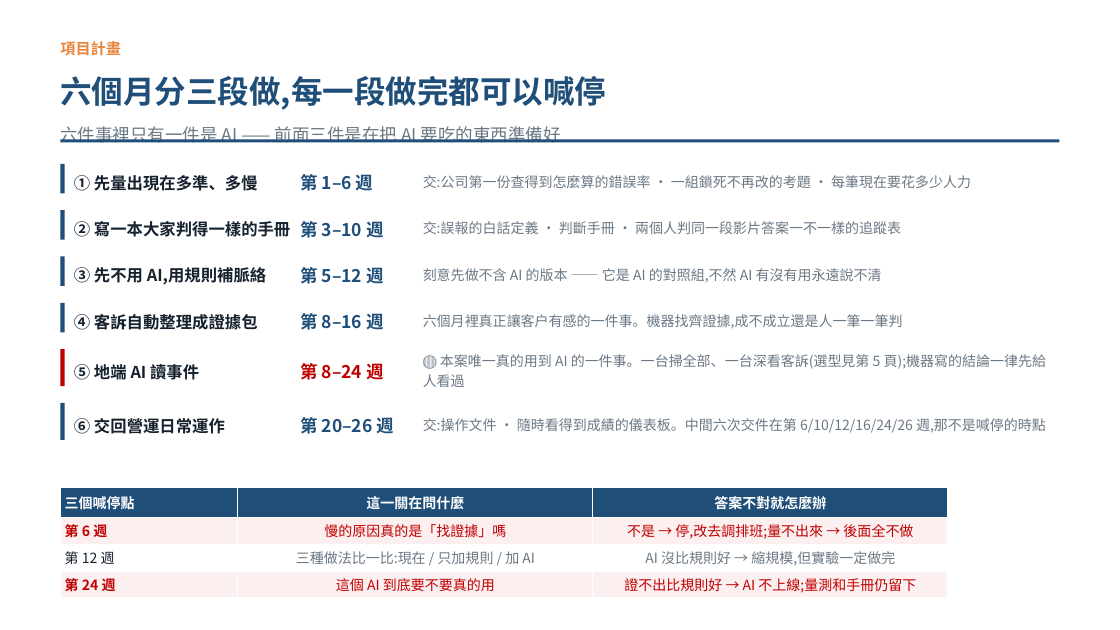
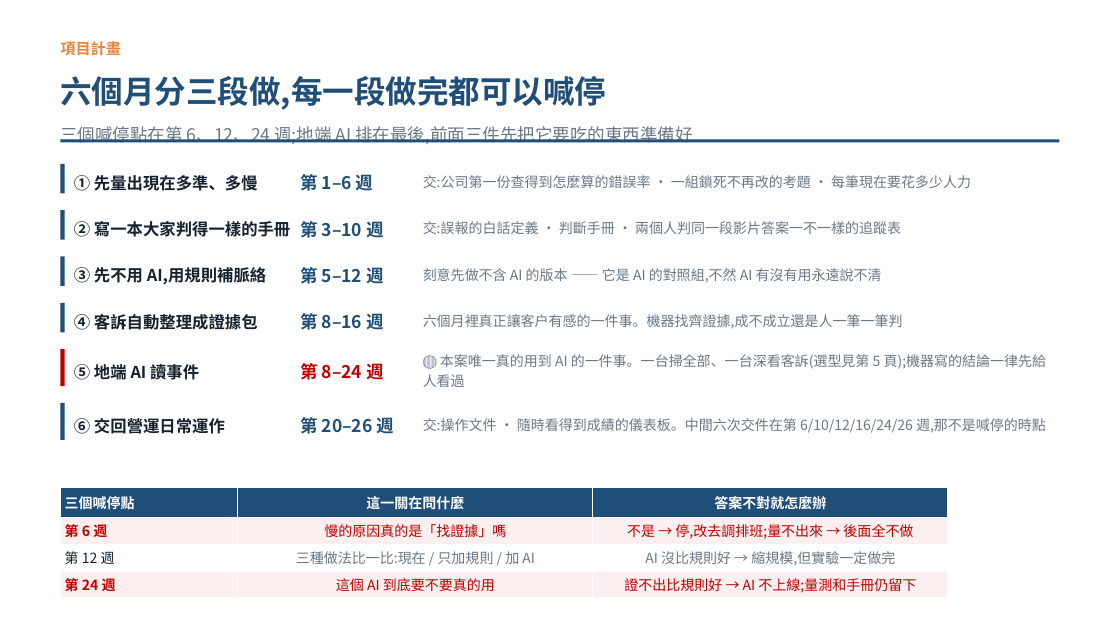
Before and after one commit to pokai-huang0828/UTS_workspace, a slide deck: slide 10 of Artificial Intelligence for Enterprises/Assessment3/Huang_26254793_421104_Assessment 3.pptx. Drawn at 1120x630 pixels with LibreOffice and Linux fonts; fonts in the diff are those of the drawing. Boxes give left, top, right and bottom in pixels: in the first picture for what was removed or moved away, otherwise in the second. Text is boxed around its words. In the diff, an @@ line names an element or a change of style, - is before the commit and + after.

```diff
--- a/Artificial Intelligence for Enterprises/Assessment3/Huang_26254793_421104_Assessment 3.pptx
+++ b/Artificial Intelligence for Enterprises/Assessment3/Huang_26254793_421104_Assessment 3.pptx
@@ text at [60,126,692,144]: text changed @@
-六件事裡只有一件是 AI —— 前面三件是在把 AI 要吃的東西準備好
+三個喊停點在第 6、12、24 週;地端 AI 排在最後,前面三件先把它要吃的東西準備好
```
Also in this commit, not shown: 3 other slides changed, 2 other files.
